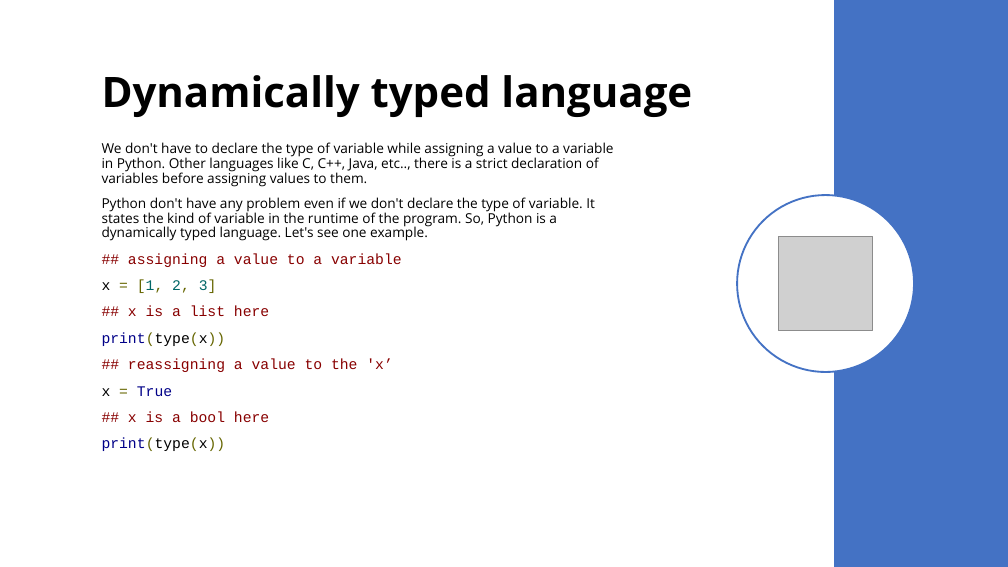
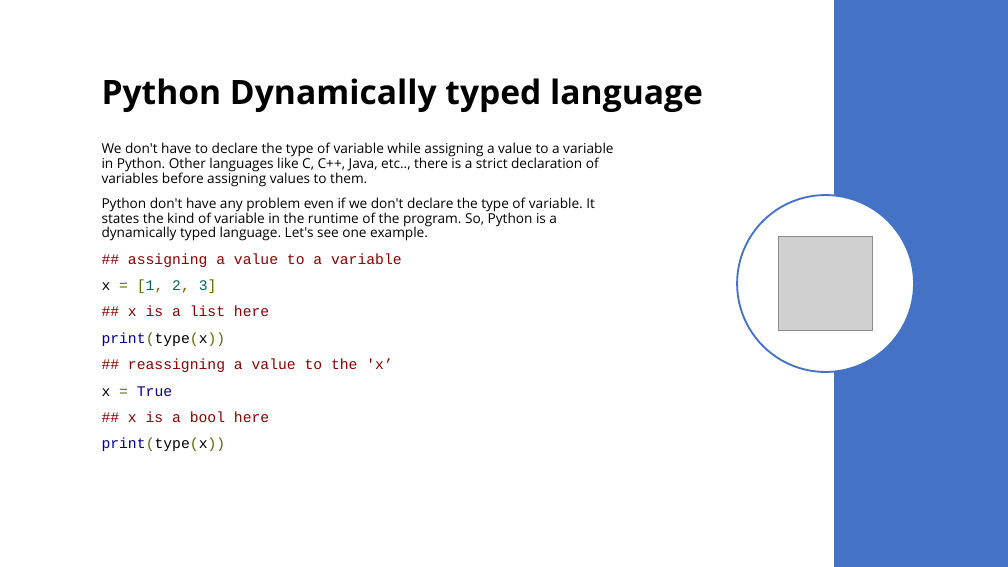
Before and after one commit to saritmaitra/Python-Fundamentals, a slide deck: slide 7 of ppt/Python.pptx (slide 6 before the commit). Drawn at 1008x567 pixels with LibreOffice and Linux fonts; fonts in the diff are those of the drawing; grey boxes stand for pictures. Boxes give left, top, right and bottom in pixels: in the first picture for what was removed or moved away, otherwise in the second. Text is boxed around its words. In the diff, an @@ line names an element or a change of style, - is before the commit and + after.

```diff
--- a/ppt/Python.pptx
+++ b/ppt/Python.pptx
@@ title at <box>102,78,703,112</box>: text changed; size 40 to 32 pt @@
-Dynamically typed language
+Python Dynamically typed language
```
Also in this commit, not shown: 3 other slides changed, 4 slides added, 1 slide removed.
